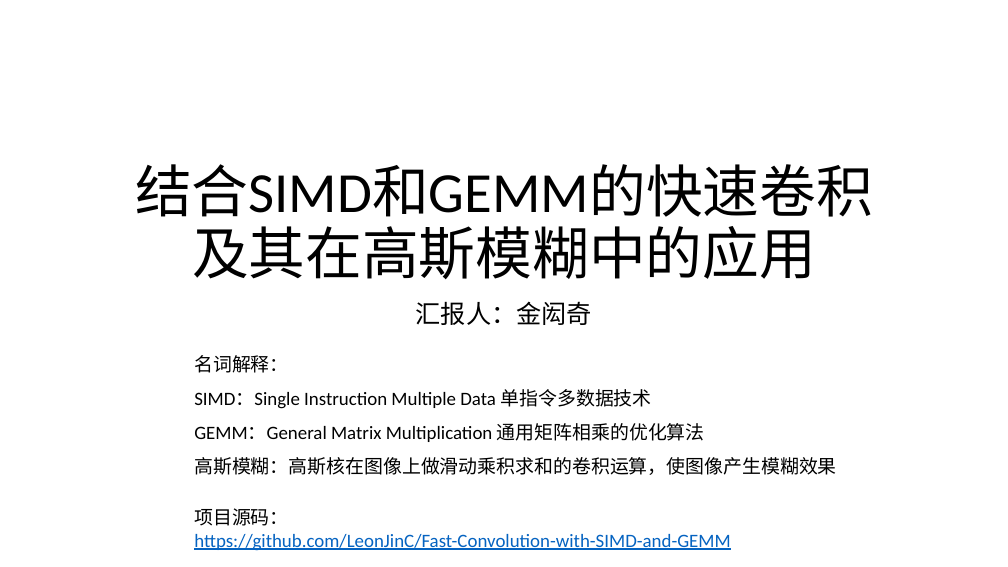
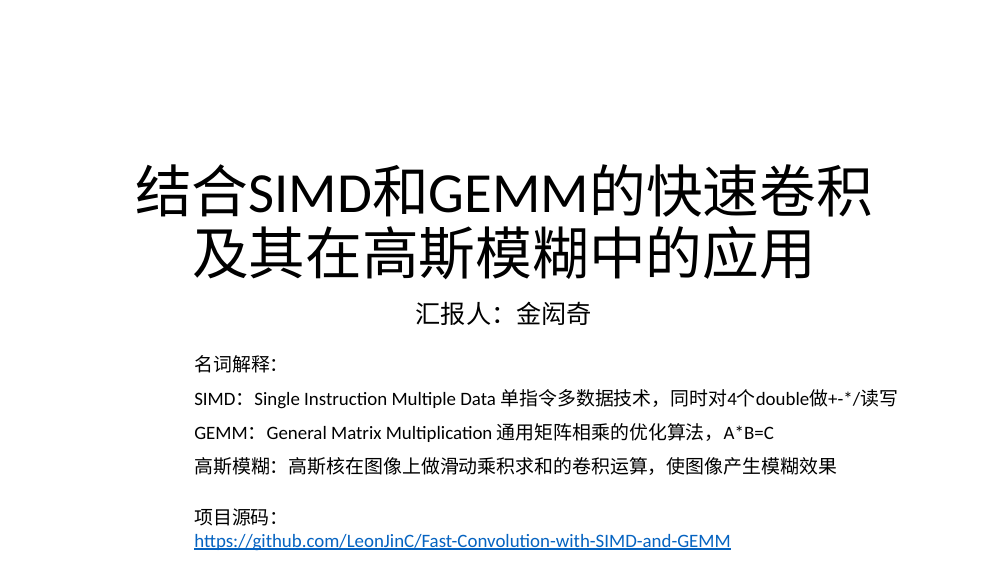
Before and after one commit to LeonJinC/Fast-Convolution-with-SIMD-and-GEMM, a slide deck: slide 1 of 结合SIMD和GEMM的快速卷积及其在高斯模糊中的应用.pptx. Drawn at 1008x567 pixels with LibreOffice and Linux fonts; fonts in the diff are those of the drawing. Boxes give left, top, right and bottom in pixels: in the first picture for what was removed or moved away, otherwise in the second. Text is boxed around its words. In the diff, an @@ line names an element or a change of style, - is before the commit and + after.

```diff
--- a/结合SIMD和GEMM的快速卷积及其在高斯模糊中的应用.pptx
+++ b/结合SIMD和GEMM的快速卷积及其在高斯模糊中的应用.pptx
@@ text at <box>194,389,898,442</box>: text changed @@
-SIMD：Single Instruction Multiple Data 单指令多数据技术
-GEMM：General Matrix Multiplication 通用矩阵相乘的优化算法
+SIMD：Single Instruction Multiple Data 单指令多数据技术，同时对4个double做+-*/读写
+GEMM：General Matrix Multiplication 通用矩阵相乘的优化算法，A*B=C
```
Also in this commit, not shown: 3 other slides changed, 1 other file.
